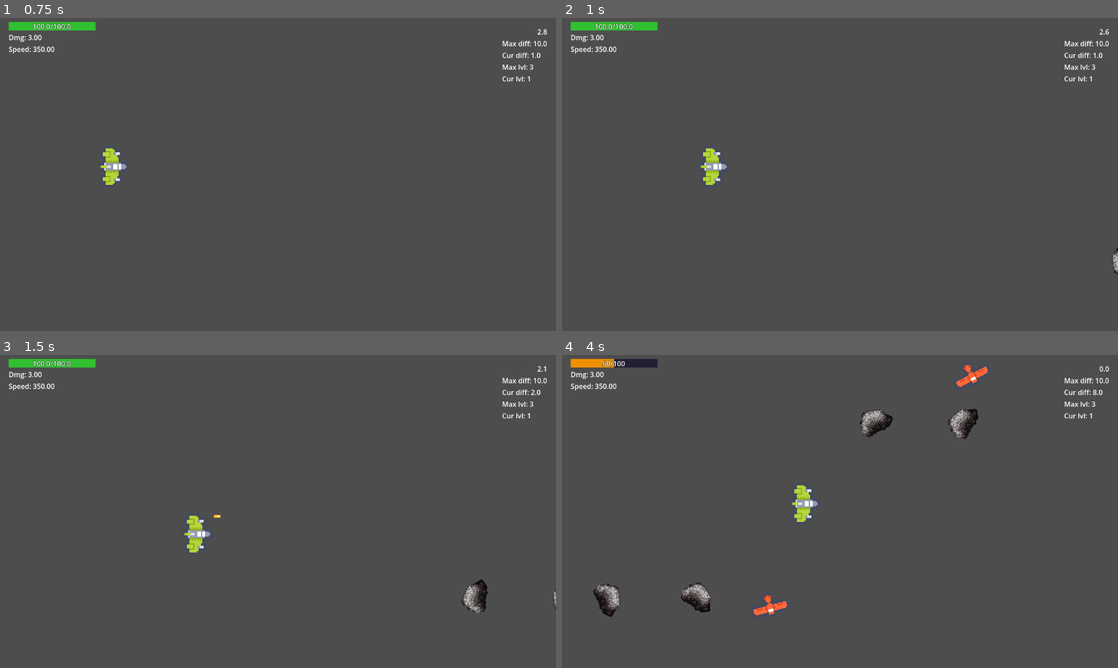
Above: before the commit, frames 1-4 (two rows, left to right).
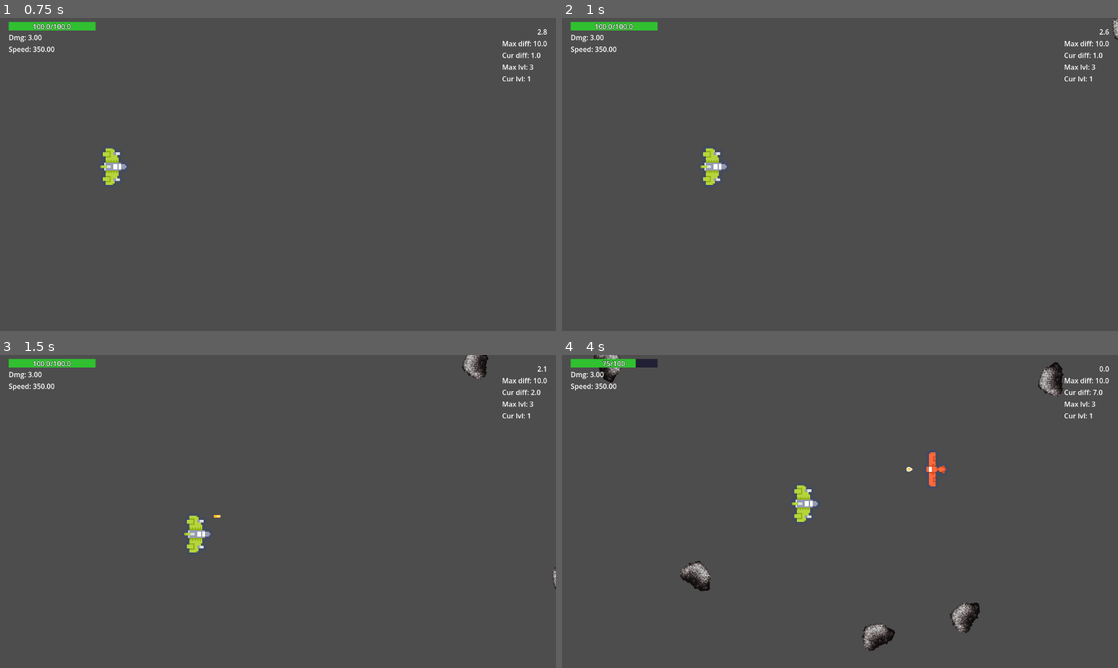
Above: after the commit, the same moments.

Repository: WilsonRyan/AstralCombat.exe
Game: Godot game, scene res://Scenes/Menus/MainMenu/MainMenu.tscn
Two runs of this game, one before a commit and one after it. Both use one fixed random seed, a clock stepped at 60 frames per second and the inputs below.
Inputs:
- Up to frame 1 (0.75 s): tap Enter (enter) at 0.5, 0.6 s; hold D (ship-right) from 0.53 s (still down)
- Up to frame 2 (1 s): keep holding D (ship-right)
- Up to frame 3 (1.5 s): release D (ship-right) at 1.28 s; hold S (ship-down) from 1.28 s (still down); tap J (ship-shoot) at 1.35 s
- Up to frame 4 (4 s): release S (ship-down) at 2.03 s; hold D (ship-right) 2.03-2.78 s; tap Enter (enter) at 2.1, 3.6 s; hold W (ship-up) 2.78-3.53 s; tap J (ship-shoot) at 2.85 s; hold A (ship-left) from 3.53 s (still down)

Frame 1 is identical in both runs. In frame 2, 0.1% of the frame differs, in the area x 98-100%, y 0-82%; in frame 3, 0.6%; in frame 4, 3.6%, in the area x 1-97%, y 0-95%.

Commit message:
Enemy ships have 6 different paths that are all the same path but in different Y start points. The enemy ship moves, then stops and shoots, then finishes his path.

Diff:
--- a/Scenes/Enemies/Debris/EnemyPathsAsteroid.tscn
+++ b/Scenes/Enemies/Debris/EnemyPathsAsteroid.tscn
@@ -22,11 +22,59 @@
 
 [node name="EnemyPathsAsteroid" unique_id=1541130569 instance=ExtResource("1_uyb85")]
 
-[node name="path_2d" type="Path2D" parent="." index="0" unique_id=370569543]
+[node name="path_2d-0" type="Path2D" parent="." index="0" unique_id=1947817086]
+position = Vector2(1, -139)
 curve = SubResource("Curve2D_uyb85")
 
-[node name="path_2d_2" type="Path2D" parent="." index="1" unique_id=993649606]
+[node name="path_2d-1" type="Path2D" parent="." index="1" unique_id=83469054]
+position = Vector2(-1, -100)
+curve = SubResource("Curve2D_uyb85")
+
+[node name="path_2d-2" type="Path2D" parent="." index="2" unique_id=694386019]
+position = Vector2(0, -51)
+curve = SubResource("Curve2D_uyb85")
+
+[node name="path_2d-3" type="Path2D" parent="." index="3" unique_id=370569543]
+curve = SubResource("Curve2D_uyb85")
+
+[node name="path_2d-4" type="Path2D" parent="." index="4" unique_id=790275384]
+position = Vector2(7, 48)
+curve = SubResource("Curve2D_uyb85")
+
+[node name="path_2d-5" type="Path2D" parent="." index="5" unique_id=2071959145]
+position = Vector2(3, 97)
+curve = SubResource("Curve2D_uyb85")
+
+[node name="path_2d-6" type="Path2D" parent="." index="6" unique_id=2035389500]
+position = Vector2(4, 148)
+curve = SubResource("Curve2D_uyb85")
+
+[node name="path_2d-7" type="Path2D" parent="." index="7" unique_id=993649606]
 curve = SubResource("Curve2D_kg6lx")
 
-[node name="path_2d_3" type="Path2D" parent="." index="2" unique_id=1276268401]
+[node name="path_2d-8" type="Path2D" parent="." index="8" unique_id=383269729]
+position = Vector2(1, 246)
+curve = SubResource("Curve2D_uyb85")
+
+[node name="path_2d-9" type="Path2D" parent="." index="9" unique_id=831440766]
+position = Vector2(-6, 296)
+curve = SubResource("Curve2D_uyb85")
+
+[node name="path_2d-10" type="Path2D" parent="." index="10" unique_id=1925721824]
+position = Vector2(-1, 351)
+curve = SubResource("Curve2D_uyb85")
+
+[node name="path_2d-11" type="Path2D" parent="." index="11" unique_id=1276268401]
 curve = SubResource("Curve2D_sate4")
+
+[node name="path_2d-12" type="Path2D" parent="." index="12" unique_id=1930912366]
+position = Vector2(4, 446)
+curve = SubResource("Curve2D_uyb85")
+
+[node name="path_2d-13" type="Path2D" parent="." index="13" unique_id=1494019567]
+position = Vector2(5, 492)
+curve = SubResource("Curve2D_uyb85")
+
+[node name="path_2d-14" type="Path2D" parent="." index="14" unique_id=1199217134]
+position = Vector2(6, 537)
+curve = SubResource("Curve2D_uyb85")
--- a/Scenes/Enemies/EnemyShips/EnemyPathsShip.tscn
+++ b/Scenes/Enemies/EnemyShips/EnemyPathsShip.tscn
@@ -4,21 +4,35 @@
 
 [sub_resource type="Curve2D" id="Curve2D_2uw14"]
 _data = {
-"points": PackedVector2Array(0, 0, 0, 0, 1331, -145, 142.50002, -88.75001, -142.50002, 88.75001, 835, 104, 118.75001, -105.00001, -118.75001, 105.00001, 673, 499, 0, 0, 0, 0, -264, 709)
+"points": PackedVector2Array(0, 0, 0, 0, 1412, 240, 0, 0, 0, 0, 850, 240, 1.2500076, -121.250015, -1.2500076, 121.250015, 462, 373, 5.000007, -188.75003, -5.000007, 188.75003, 733, 627, 0, 0, 0, 0, -178, 668)
 }
-point_count = 4
-
-[sub_resource type="Curve2D" id="Curve2D_avo53"]
-_data = {
-"points": PackedVector2Array(0, 0, 0, 0, 1333, 893, 107.50001, 220.00002, -107.50001, -220.00002, 816, 555, 187.50002, 68.75001, -187.50002, -68.75001, 665, 91, 0, 0, 0, 0, -225, -124)
-}
-point_count = 4
+point_count = 5
 
 [node name="EnemyPathsShip" unique_id=1541130569 instance=ExtResource("1_2uw14")]
 
-[node name="path_2d" type="Path2D" parent="." index="0" unique_id=838020110]
+[node name="path_2d" type="Path2D" parent="." index="0" unique_id=458771424]
+position = Vector2(3, -177)
 curve = SubResource("Curve2D_2uw14")
 
-[node name="path_2d_2" type="Path2D" parent="." index="1" unique_id=1730009493]
-position = Vector2(-29, -16)
-curve = SubResource("Curve2D_avo53")
+[node name="path_2d_4" type="Path2D" parent="." index="1" unique_id=552062432]
+position = Vector2(3, -77)
+curve = SubResource("Curve2D_2uw14")
+
+[node name="path_2d_6" type="Path2D" parent="." index="2" unique_id=1045973380]
+position = Vector2(3, 23)
+curve = SubResource("Curve2D_2uw14")
+
+[node name="path_2d_2" type="Path2D" parent="." index="3" unique_id=2132522120]
+position = Vector2(3, 693)
+scale = Vector2(1, -1)
+curve = SubResource("Curve2D_2uw14")
+
+[node name="path_2d_9" type="Path2D" parent="." index="4" unique_id=849285396]
+position = Vector2(3, 803)
+scale = Vector2(1, -1)
+curve = SubResource("Curve2D_2uw14")
+
+[node name="path_2d_11" type="Path2D" parent="." index="5" unique_id=888293372]
+position = Vector2(3, 903)
+scale = Vector2(1, -1)
+curve = SubResource("Curve2D_2uw14")
--- a/Scenes/Enemies/EnemyShips/EnemyShip.gd
+++ b/Scenes/Enemies/EnemyShips/EnemyShip.gd
@@ -1,26 +1,46 @@
 extends EnemyBase
 
 @onready var timer_fire_rate: Timer = $timer_fireRate
+@onready var timer_stop: Timer = $timer_stop
 
 
-@export var prim_bullet_speed_multi: float = 0.5
-@export var prim_bullet_fire_rate: float = 3.0
-@export var prim_bullet_dmg: float = 10.0
+var prim_bullet_speed_multi: float = 0.5
+var prim_bullet_fire_rate: float = 0.3
+var prim_bullet_dmg: float = 10.0
+var stop_time: float = 1.0
+var ship_speed: float = 300.0
 
 
-var can_shoot: bool = true
+var can_shoot: bool = false
+var has_stopped: bool = false
+var can_move: bool = true
 
+var _path: Path2D = null
+var _stop_point: Vector2 = Vector2(0,0)
+var _stop_progress: float = 0.0
 
 # Called when the node enters the scene tree for the first time.
 func _ready() -> void:
+	speed = ship_speed
+	enemy_visuals.show()
+	_path = get_parent()
+	_stop_point = _path.curve.get_point_position(1)
+	_stop_progress = _path.curve.get_closest_offset(_stop_point) - 10
+	timer_stop.wait_time = stop_time
 	timer_fire_rate.wait_time = prim_bullet_fire_rate
+	timer_fire_rate.start()
+
 
 
 # Called every frame. 'delta' is the elapsed time since the previous frame.
 func _process(delta: float) -> void:
-	if dead == false:
-		shoot()
-	super(delta)
+	if progress >= _stop_progress and has_stopped == false:
+		if can_move == true:
+			timer_stop.start()
+		can_move = false
+		can_shoot = true
+	if can_move == true:
+		super(delta)
 
 
 func shoot() -> void:
@@ -31,5 +51,13 @@
 
 
 func _on_timer_fire_rate_timeout() -> void:
-	can_shoot = true
+	if dead == false and can_shoot == true:
+		shoot()
 	timer_fire_rate.wait_time = prim_bullet_fire_rate
+
+
+func _on_timer_stop_timeout() -> void:
+	has_stopped = true
+	can_move = true
+	can_shoot = false
+	enemy_visuals.rotation_degrees = 90
--- a/Scenes/Enemies/EnemyShips/EnemyShip.tscn
+++ b/Scenes/Enemies/EnemyShips/EnemyShip.tscn
@@ -7,13 +7,13 @@
 [node name="EnemyShip" unique_id=728413938 instance=ExtResource("1_fklwt")]
 scale = Vector2(3, 3)
 script = ExtResource("2_7j3ky")
-prim_bullet_speed_multi = 0.5
-prim_bullet_fire_rate = 3.0
-prim_bullet_dmg = 22.0
 speed = 500.0
 difficulty = 2.0
 
-[node name="sprite_2d" parent="EnemyVisuals" parent_id_path=PackedInt32Array(1365486234) index="0" unique_id=663644159]
+[node name="EnemyVisuals" parent="." index="0" unique_id=1365486234]
+rotation = 1.5707964
+
+[node name="sprite_2d" parent="EnemyVisuals" index="0" unique_id=663644159]
 texture = ExtResource("3_7j3ky")
 
 [node name="collision_shape_2d" parent="EnemyVisuals/Hitbox" parent_id_path=PackedInt32Array(851868901) index="0" unique_id=660862561]
@@ -23,4 +23,7 @@
 [node name="timer_fireRate" type="Timer" parent="." index="1" unique_id=1681454475]
 wait_time = 3.0
 
+[node name="timer_stop" type="Timer" parent="." index="2" unique_id=2065465448]
+
 [connection signal="timeout" from="timer_fireRate" to="." method="_on_timer_fire_rate_timeout"]
+[connection signal="timeout" from="timer_stop" to="." method="_on_timer_stop_timeout"]
--- a/Scenes/Enemies/PathsBase/EnemyPathsBase.gd
+++ b/Scenes/Enemies/PathsBase/EnemyPathsBase.gd
@@ -12,4 +12,5 @@
 
 
 func get_paths_list() -> Array[Path2D]:
+	print(_paths_list.size())
 	return _paths_list
--- a/Scenes/WaveManager/WaveManager.gd
+++ b/Scenes/WaveManager/WaveManager.gd
@@ -33,7 +33,7 @@
 # Called every frame. 'delta' is the elapsed time since the previous frame.
 func _process(_delta: float) -> void:
 	if current_wave_diff < _wave_difficulty and level_complete == false:
-		spawn_enemy(enemyList.pick_random())
+		spawn_random_enemy()
 
 #MUST ADD EACH ENEMY TO THIS FUNCTION
 func get_enemy_path(enemy_type: EnemyBase.EnemyType) -> EnemyPathsBase:
@@ -55,8 +55,9 @@
 	current_wave_diff += scene.get_difficulty()
 	return scene
 
-func spawn_enemy(enemy_type: EnemyBase.EnemyType) -> void:
+func spawn_random_enemy() -> void:
 	var path: Path2D = null
+	var enemy_type: EnemyBase.EnemyType = enemyList.pick_random()
 	if can_spawn == true and level_complete == false:
 		path = get_enemy_path(enemy_type).get_paths_list().pick_random()
 		path.add_child(create_enemy(enemy_type))
Not shown, changed: devLog.md
